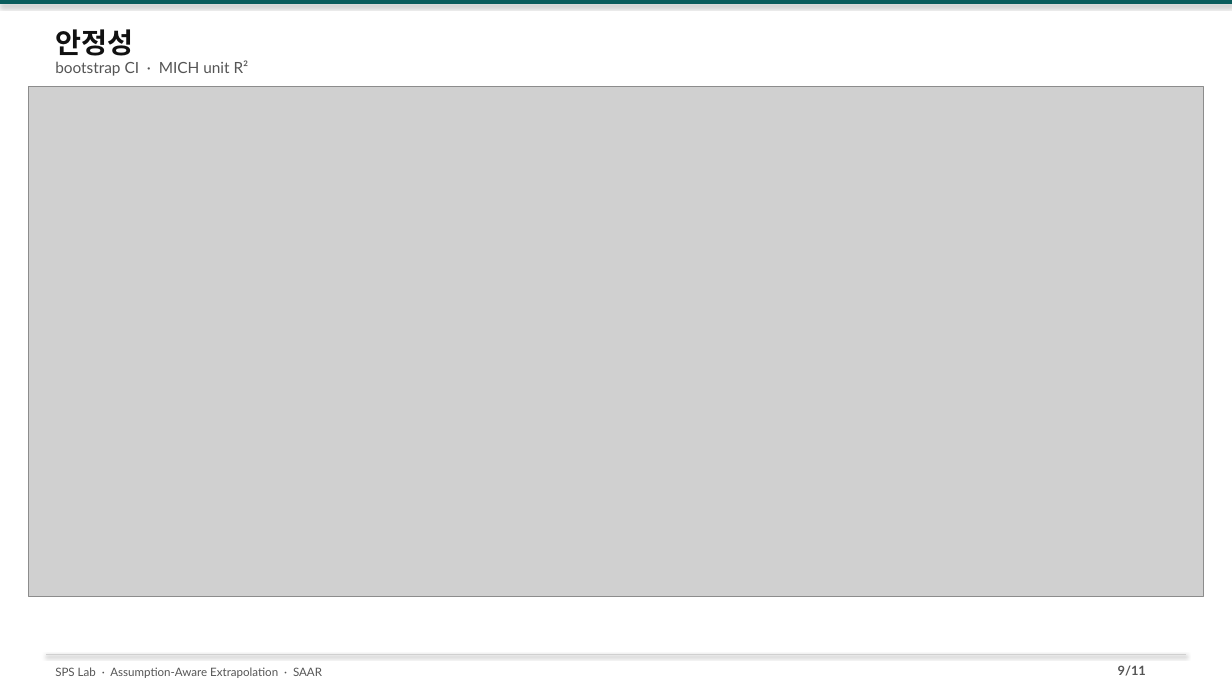
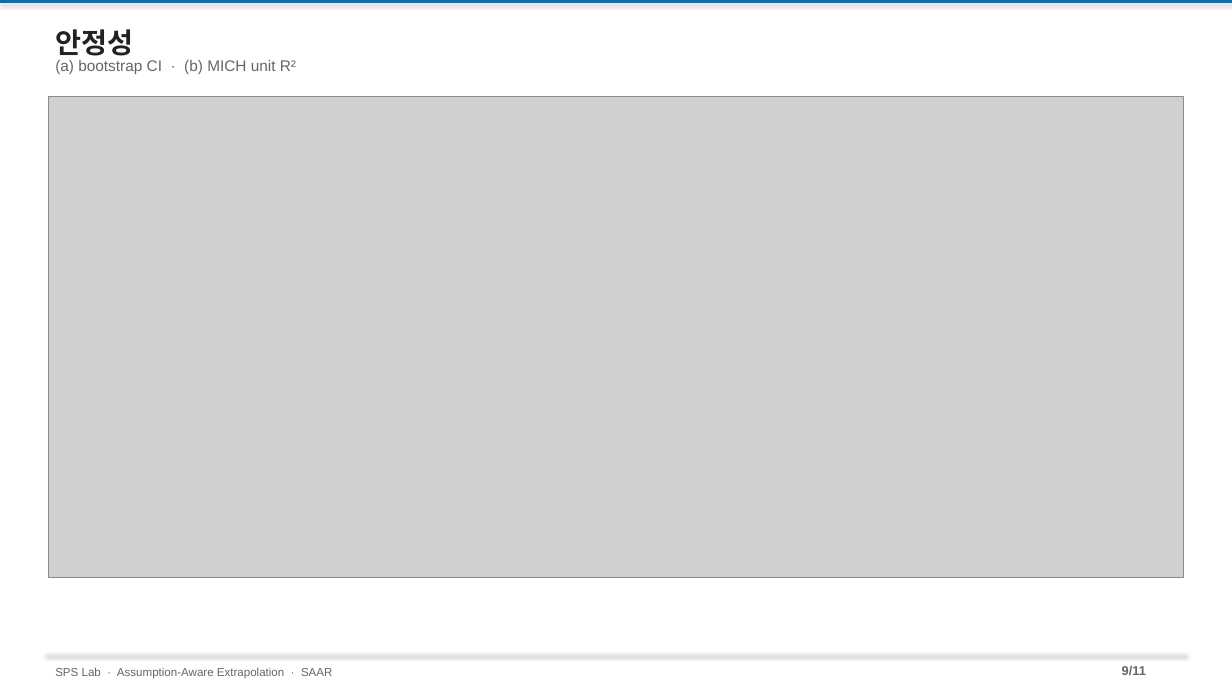
Before and after one commit to amumujs-create/pp_pae_total, a slide deck: slide 9 of output/PP_Research_Detailed_v2.pptx. Drawn at 1232x693 pixels with LibreOffice and Linux fonts; fonts in the diff are those of the drawing; grey boxes stand for pictures. Boxes give left, top, right and bottom in pixels: in the first picture for what was removed or moved away, otherwise in the second. Text is boxed around its words. In the diff, an @@ line names an element or a change of style, - is before the commit and + after.

```diff
--- a/output/PP_Research_Detailed_v2.pptx
+++ b/output/PP_Research_Detailed_v2.pptx
@@ rectangle at (0, 0, 1232, 3): fill #0A5C5C to #0072B2 @@
@@ text "안정성" at (55, 29, 133, 61): font Lato to Arial, text colour #111111 to #222222 @@
@@ text at (55, 60, 296, 74): text changed; font Lato to Arial; text colour #555555 to #666666 @@
-bootstrap CI · MICH unit R²
+(a) bootstrap CI · (b) MICH unit R²
@@ picture: place and size @@
-picture at (29, 87, 1203, 597)
+picture at (48, 96, 1184, 578)
@@ line (46, 654) - (1186, 654): stroke #D0D0D0 0.75 pt to #E8E8E8 0.75 pt @@
@@ text "9/11" at (1122, 665, 1146, 676): font Lato to Arial, text colour #555555 to #666666 @@
@@ text "SPS Lab · Assumption-Aware Extrapolation ..." at (55, 667, 332, 679): font Lato to Arial, text colour #555555 to #666666 @@
```
Also in this commit, not shown: 10 other slides changed, 17 other files.
